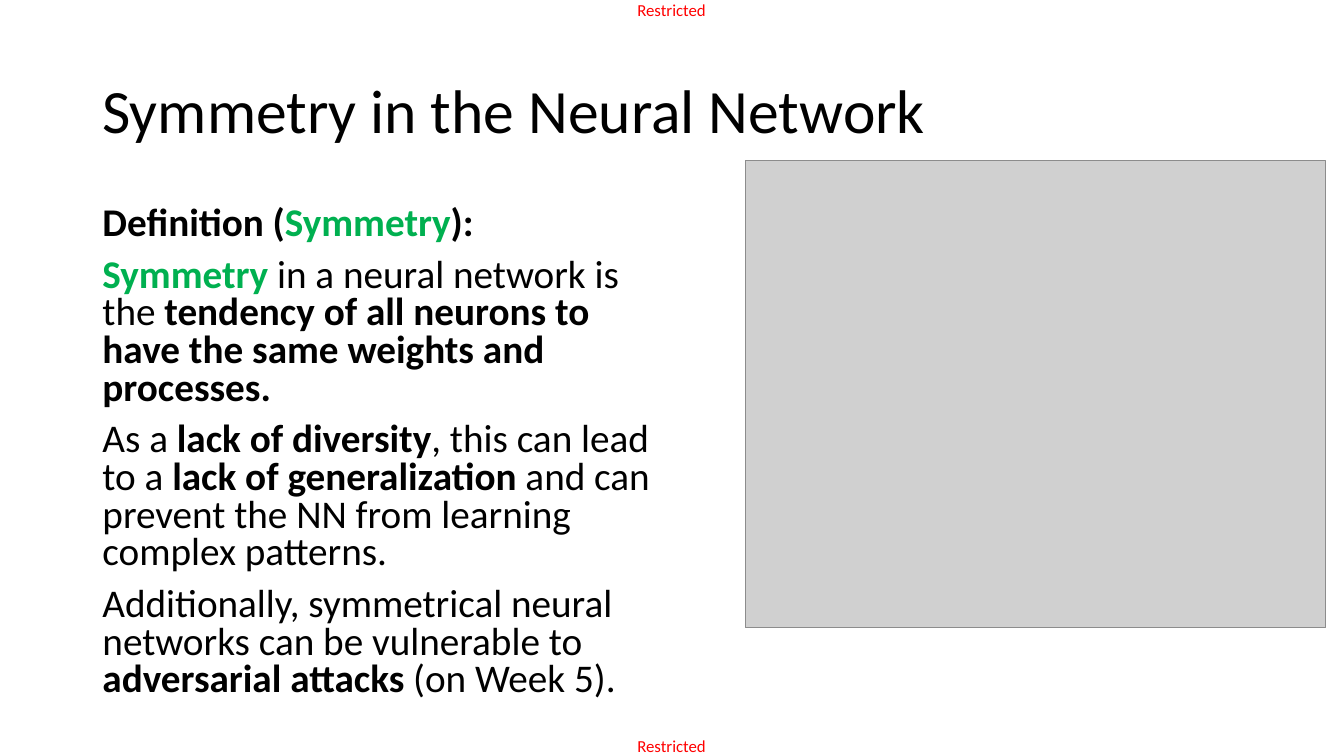
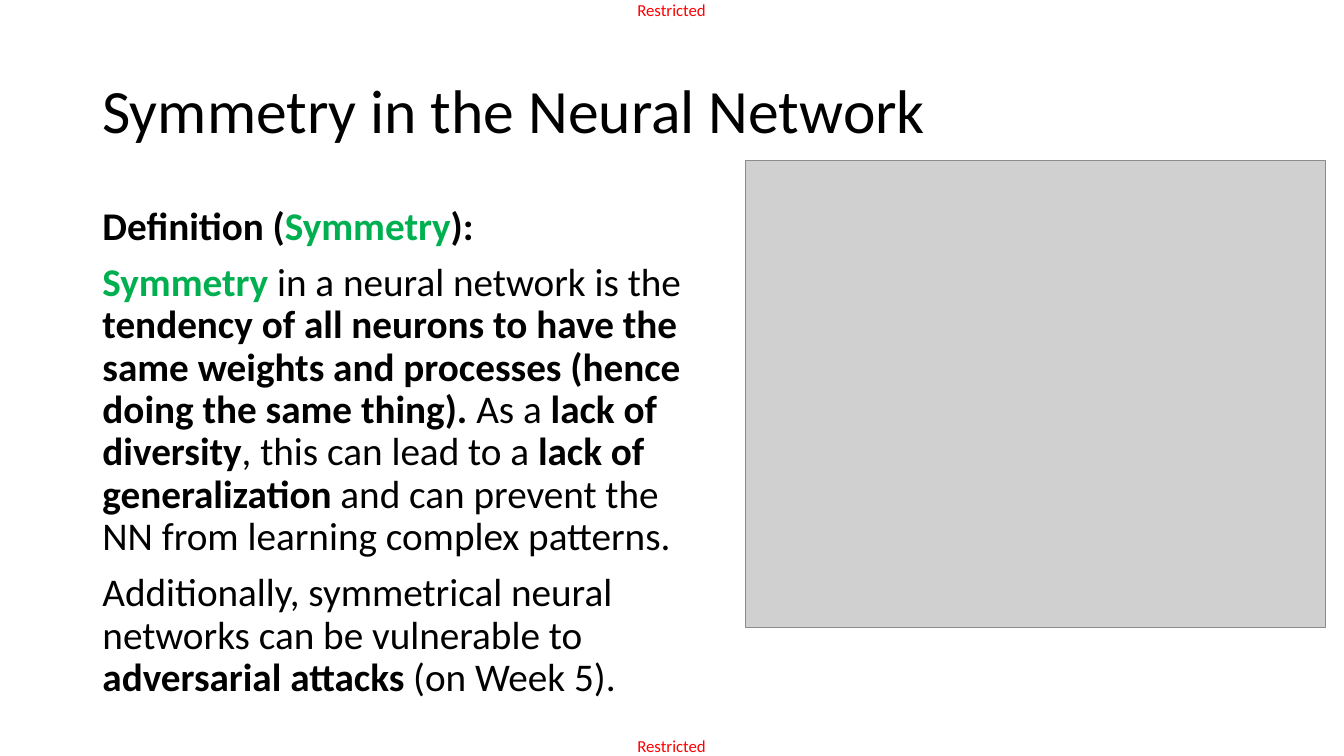
Before and after one commit to matthieudemari/SUTD_DL_50_039, a slide deck: slide 15 of W2/1. W2S1 final/W2S1.pptx. Drawn at 1344x756 pixels with LibreOffice and Linux fonts; fonts in the diff are those of the drawing; grey boxes stand for pictures. Boxes give left, top, right and bottom in pixels: in the first picture for what was removed or moved away, otherwise in the second. Text is boxed around its words. In the diff, an @@ line names an element or a change of style, - is before the commit and + after.

```diff
--- a/W2/1. W2S1 final/W2S1.pptx
+++ b/W2/1. W2S1 final/W2S1.pptx
@@ text at [102,211,616,697]: line spacing 0.8 to 0.9 @@
@@ text at [102,268,681,557]: text changed @@
-Symmetry in a neural network is the tendency of all neurons to have the same weights and processes.
-As a lack of diversity, this can lead to a lack of generalization and can prevent the NN from learning complex patterns.
+Symmetry in a neural network is the tendency of all neurons to have the same weights and processes (hence doing the same thing). As a lack of diversity, this can lead to a lack of generalization and can prevent the NN from learning complex patterns.
```
Also in this commit, not shown: 15 other slides changed, 6 other files.
